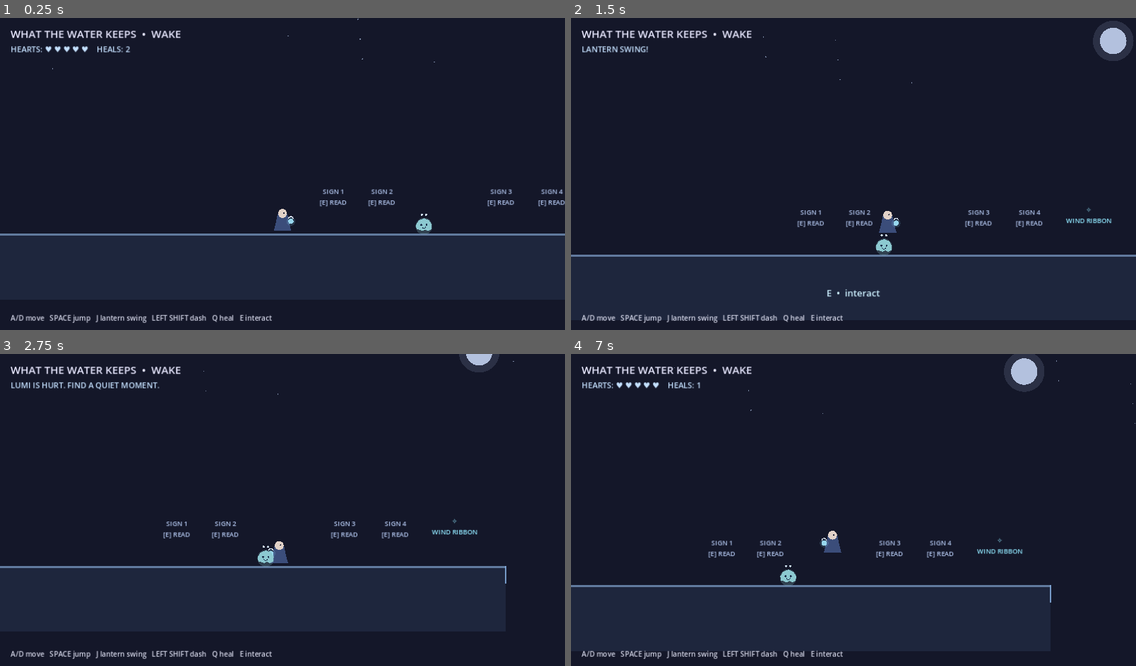
Above: before the commit, frames 1-4 (two rows, left to right).
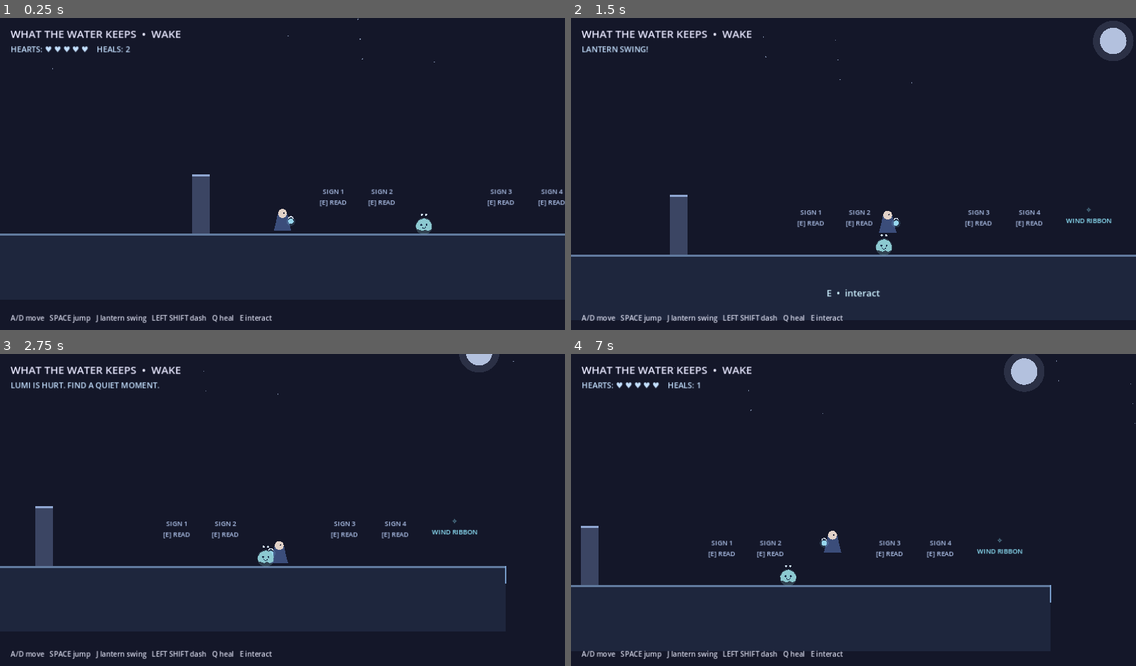
Above: after the commit, the same moments.

Repository: Lunatic5202/what-the-water-keeps
Game: Godot game, scene res://scenes/main.tscn
The game is run twice, just before and just after one commit, with the same random seed, the same clock (stepped at 60 frames per second) and the same inputs.
Inputs:
- Up to frame 1 (0.25 s): no input
- Up to frame 2 (1.5 s): hold D (move_right) from 0.53 s (still down); tap J (attack) at 0.6 s; tap Space (jump) at 0.77 s; tap Shift (dash) at 1.35 s
- Up to frame 3 (2.75 s): tap Space (jump) at 1.52 s; release D (move_right) at 2.03 s; hold A (move_left) from 2.03 s (still down); tap Q (heal) at 2.1 s
- Up to frame 4 (7 s): release A (move_left) at 2.78 s; hold D (move_right) 2.78-4.28 s; tap E (interact) at 2.85, 5.85 s; tap Space (jump) at 3.02, 3.77, 4.52, 6.02, 6.77 s; tap J (attack) at 3.6, 6.6 s; hold A (move_left) 4.28-5.03 s; tap Shift (dash) at 4.35 s; hold D (move_right) 5.03-5.78 s; tap Q (heal) at 5.1 s; hold A (move_left) from 5.78 s (still down)

The runs differ from the first frame. In frame 1, 0.6% of the frame differs, in the area x 34-38%, y 50-70%; in frame 2, 0.6%, in the area x 17-21%, y 56-76%; in frame 3, 0.6%; in frame 4, 0.6%.

Commit message:
Mark Wake level boundaries with visible stone posts

Diff:
--- a/scripts/main.gd
+++ b/scripts/main.gd
@@ -79,6 +79,11 @@
     draw_rect(Rect2(-3000, 610, 4100, 5), Color(0.38, 0.48, 0.62, 1))
     draw_rect(Rect2(1350, 610, 3650, 150), Color(0.12, 0.15, 0.24, 1))
     draw_rect(Rect2(1350, 610, 3650, 5), Color(0.38, 0.48, 0.62, 1))
+    # Visible stone posts mark the solid boundaries at both ends of Wake.
+    draw_rect(Rect2(35, 475, 40, 135), Color(0.23, 0.27, 0.39, 1))
+    draw_rect(Rect2(35, 475, 40, 5), Color(0.56, 0.65, 0.82, 1))
+    draw_rect(Rect2(1760, 475, 40, 135), Color(0.23, 0.27, 0.39, 1))
+    draw_rect(Rect2(1760, 475, 40, 5), Color(0.56, 0.65, 0.82, 1))
     # A faint glow marks the gap edges.
     draw_line(Vector2(1100, 610), Vector2(1100, 650), Color(0.55, 0.72, 0.92, 0.8), 3.0)
     draw_line(Vector2(1350, 610), Vector2(1350, 650), Color(0.55, 0.72, 0.92, 0.8), 3.0)
